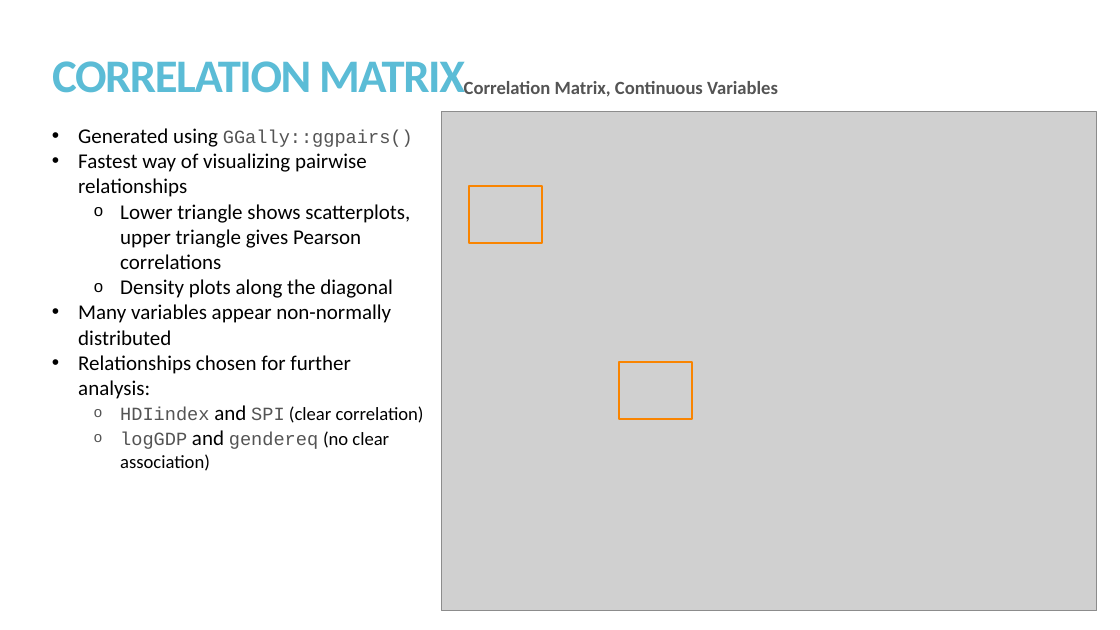
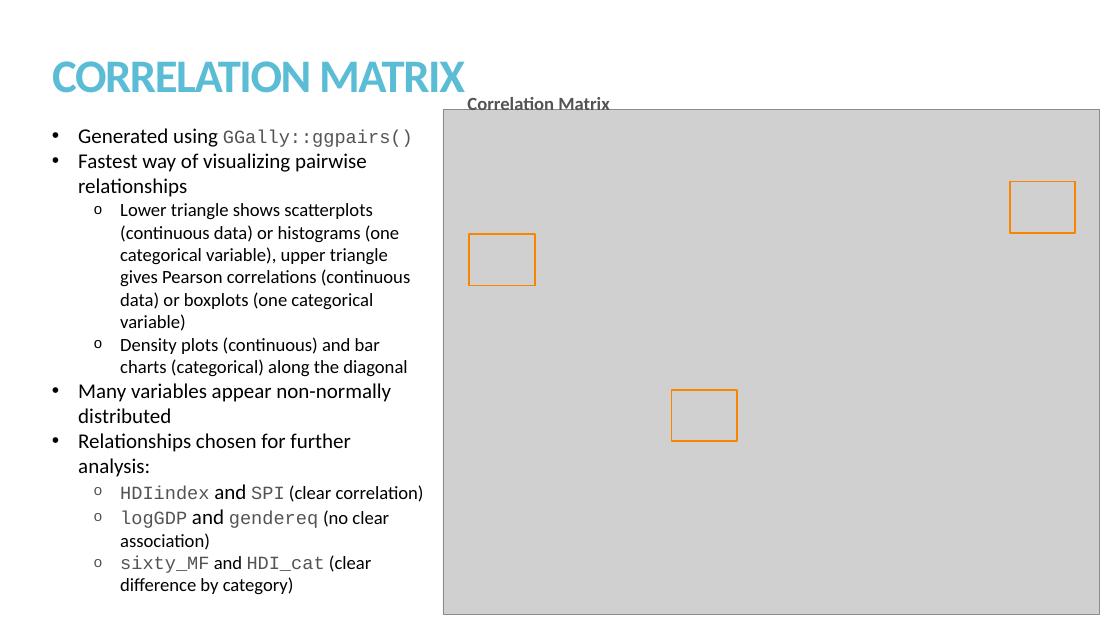
Before and after one commit to kmprioliPROF/MAT_8452_Final_Project, a slide deck: slide 9 of Prioli_Final_Proj.pptx. Drawn at 1120x630 pixels with LibreOffice and Linux fonts; fonts in the diff are those of the drawing; grey boxes stand for pictures. Boxes give left, top, right and bottom in pixels: in the first picture for what was removed or moved away, otherwise in the second. Text is boxed around its words. In the diff, an @@ line names an element or a change of style, - is before the commit and + after.

```diff
--- a/Prioli_Final_Proj.pptx
+++ b/Prioli_Final_Proj.pptx
@@ picture resized from (x1=441, y1=112, x2=1097, y2=611) to (x1=443, y1=109, x2=1099, y2=615) @@
@@ text at (x1=467, y1=94, x2=609, y2=110): text changed @@
-Correlation Matrix, Continuous Variables
+Correlation Matrix
@@ text at (x1=120, y1=203, x2=411, y2=377): text changed; size 18 to 16 pt @@
-  o Lower triangle shows scatterplots, upper triangle gives Pearson correlations
-  o Density plots along the diagonal
+  o Lower triangle shows scatterplots (continuous data) or histograms (one categorical variable), upper triangle gives Pearson correlations (continuous data) or boxplots (one categorical variable)
+  o Density plots (continuous) and bar charts (categorical) along the diagonal
@@ rectangle added at (x1=1010, y1=181, x2=1075, y2=233), outline #F98400 1.5 pt @@
@@ rectangle resized from (x1=470, y1=186, x2=543, y2=243) to (x1=470, y1=234, x2=535, y2=285) @@
@@ rectangle resized from (x1=619, y1=362, x2=692, y2=419) to (x1=671, y1=390, x2=737, y2=441) @@
@@ text at (x1=120, y1=555, x2=371, y2=595): paragraph added @@
+  o sixty_MF and HDI_cat (clear difference by category)
```
Also in this commit, not shown: 6 other slides changed, 5 slides added, 3 slides removed, 1 other file.
